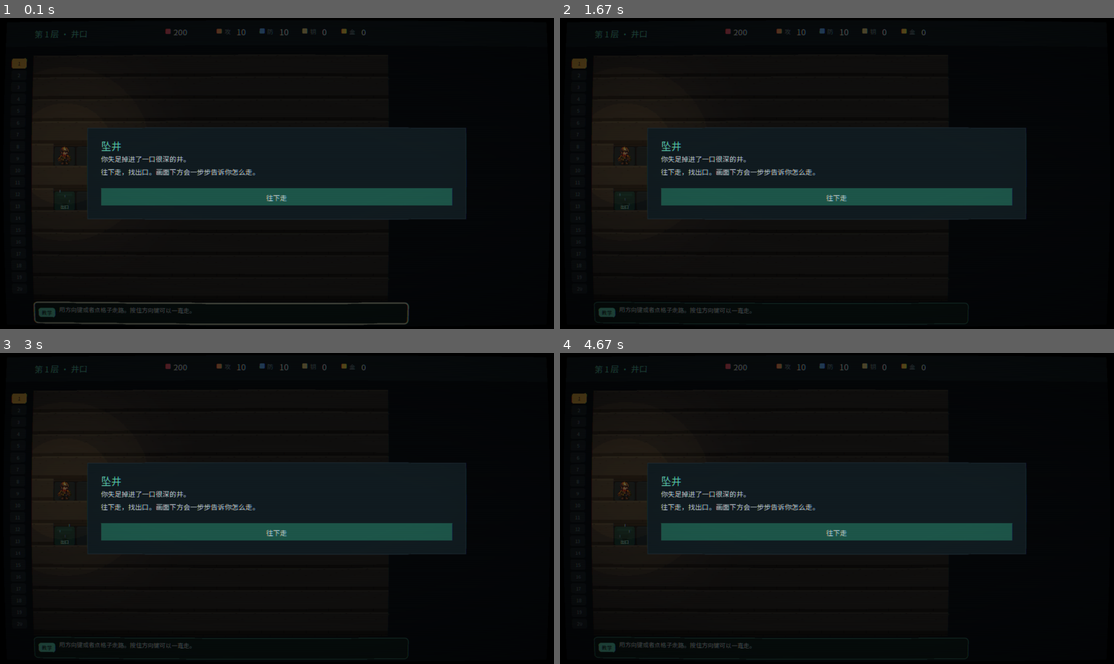
Above: before the commit, frames 1-4 (two rows, left to right).
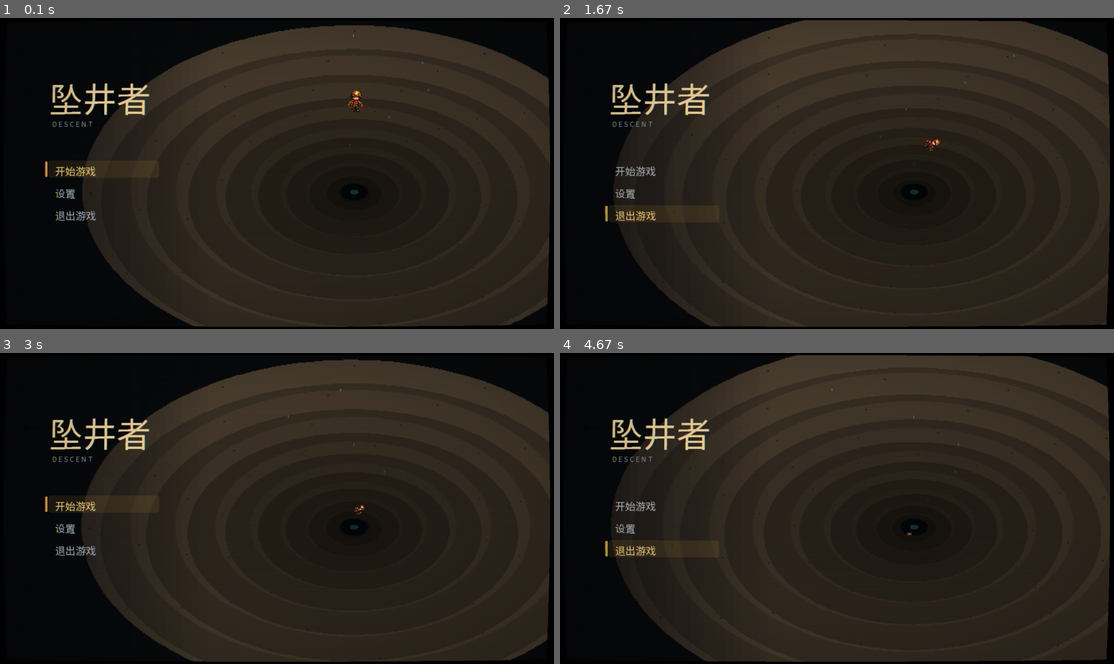
Above: after the commit, the same moments.

Repository: crazykkkon/descent
Game: LÖVE game, started from love/main.lua
The game is run twice, just before and just after one commit, with the same random seed, the same clock (stepped at 60 frames per second) and the same inputs.
Inputs:
- Up to frame 1 (0.1 s): no input
- Up to frame 2 (1.67 s): hold Up 0.33-0.8 s; hold Down 0.83-1.3 s; hold Up from 1.33 s (still down)
- Up to frame 3 (3 s): release Up at 1.8 s; hold Down 1.83-2.3 s; hold Up 2.33-2.8 s; hold Down from 2.83 s (still down)
- Up to frame 4 (4.67 s): release Down at 3.3 s; hold Up 3.33-3.8 s; hold Down 3.83-4.3 s; hold Up from 4.33 s (still down)

The runs differ from the first frame. In frame 1, 59% of the frame differs, in the area x 2-100%, y 2-100%; in frame 2, 66%, in the area x 2-100%, y 0-100%; in frame 3, 59%; in frame 4, 65%.

Commit message:
开局界面：继续 / 开始 / 设置 / 退出；设置（滤镜、全屏、音量、重走教程）；Esc 暂停（制作人提出）
Co-Authored-By: Claude Opus 5.5 <noreply@anthropic.com>
Claude-Session: https://claude.ai/code/session_012X5yKZUnQWe6L4xZ5hsmzU

Diff:
--- a/love/main.lua
+++ b/love/main.lua
@@ -21,6 +21,7 @@
 local fx = require('view.fx')
 local armView = require('view.arm_view')
 local coach = require('view.coach')
+local titleView = require('view.title')
 
 -- ---------- 尺寸 ----------
 local LW, LH = 640, 360          -- 逻辑画布
@@ -58,7 +59,9 @@
 local facing = 'down'
 local heroAnim = nil       -- { from, to, t }
 local floats = {}          -- 飘字 { text, x, y, t, color }
-local meta = { tutorialDone = false, crt = true }
+local meta = { tutorialDone = false, crt = true, volume = 1, fullscreen = false }
+local scene = 'title'      -- 'title' 开局界面 / 'game' 游戏中
+local titleSel = 1         -- 开局界面选中的第几项
 local facilityOpener
 
 local function font(px)
@@ -98,6 +101,7 @@
 
 local openExit, openSummary, openDeath, openVictory, openEngrave, openDecree, openArm, openWheel, openPawn, openAltar, openStall, newGame, loadGame, continueFlow
 local spinArm, toggleHold
+local hasSave, applySettings, toGame, continueGame, startNewGame, backToTitle, openSettings, openPause, titleItems, titleItemAt, drawTitleUI
 
 local function setMsg(s, err) msg, msgErr = s or '', err or false end
 
@@ -714,12 +718,9 @@
         meta = m
         if meta.crt == nil then meta.crt = true end
     end
-    local data = love.filesystem.getInfo(SAVE_FILE) and serialize.load(love.filesystem.read(SAVE_FILE))
-    if data and data.run and data.run.picks then
-        loadGame(data)
-    else
-        newGame()
-    end
+    if meta.volume == nil then meta.volume = 1 end
+    applySettings()
+    scene = 'title'   -- 先到开局界面：继续游戏 / 开始游戏 / 设置 / 退出
     if os.getenv('DESCENT_AUTOTEST') then require('autotest').start() end
 end
 
@@ -747,9 +748,20 @@
 end
 
 local updateHold -- 长按方向键连续走（定义在输入部分）
+local lastMouse = { x = -1, y = -1 }
 
 function love.update(dt)
     clock = clock + dt
+    if scene == 'title' then
+        fx.update(dt)
+        if not modal then
+            local mx, my = love.mouse.getPosition()
+            local k = titleItemAt((mx - OX) / S, (my - OY) / S)
+            if k and (mx ~= lastMouse.x or my ~= lastMouse.y) then titleSel = k end
+            lastMouse.x, lastMouse.y = mx, my
+        end
+        return
+    end
     updateHold(dt)
     fx.update(dt)
     armView.update(dt)
@@ -1023,6 +1035,26 @@
     end
 end
 
+local function drawModal()
+    if modal then
+        love.graphics.setColor(0, 0, 0, 0.6)
+        love.graphics.rectangle('fill', 0, 0, love.graphics.getDimensions())
+        local x, y, w, hh, rects = modalLayout()
+        setColor(C.panel); love.graphics.rectangle('fill', OX + x * S, OY + y * S, w * S, hh * S)
+        setColor(C.line); love.graphics.rectangle('line', OX + x * S, OY + y * S, w * S, hh * S)
+        text(modal.title, x + 16, y + 12, 12, C.accent)
+        for k, line in ipairs(modal.lines) do
+            text(line, x + 16, y + 30 + (k - 1) * modalLineH(), #modal.lines > 12 and 7 or 8, C.text, 'left', w - 32)
+        end
+        for k, b in ipairs(modal.buttons) do
+            local r = rects[k]
+            setColor(b.danger and { 0.35, 0.12, 0.16 } or (b.primary and { 0.12, 0.35, 0.3 } or { 0.11, 0.16, 0.19 }))
+            love.graphics.rectangle('fill', OX + r.x * S, OY + r.y * S, r.w * S, r.h * S)
+            text(b.label, r.x, r.y + 5, 8, C.text, 'center', r.w)
+        end
+    end
+end
+
 local function drawUI()
     do
         local h = run.hero
@@ -1093,36 +1125,143 @@
         end
     end
 
-    -- 弹窗
-    if modal then
-        love.graphics.setColor(0, 0, 0, 0.6)
-        love.graphics.rectangle('fill', 0, 0, love.graphics.getDimensions())
-        local x, y, w, hh, rects = modalLayout()
-        setColor(C.panel); love.graphics.rectangle('fill', OX + x * S, OY + y * S, w * S, hh * S)
-        setColor(C.line); love.graphics.rectangle('line', OX + x * S, OY + y * S, w * S, hh * S)
-        text(modal.title, x + 16, y + 12, 12, C.accent)
-        for k, line in ipairs(modal.lines) do
-            text(line, x + 16, y + 30 + (k - 1) * modalLineH(), #modal.lines > 12 and 7 or 8, C.text, 'left', w - 32)
-        end
-        for k, b in ipairs(modal.buttons) do
-            local r = rects[k]
-            setColor(b.danger and { 0.35, 0.12, 0.16 } or (b.primary and { 0.12, 0.35, 0.3 } or { 0.11, 0.16, 0.19 }))
-            love.graphics.rectangle('fill', OX + r.x * S, OY + r.y * S, r.w * S, r.h * S)
-            text(b.label, r.x, r.y + 5, 8, C.text, 'center', r.w)
-        end
-    end
+    drawModal()
 end
 
 function love.draw()
-    drawPixel()
+    if scene == 'title' then
+        love.graphics.setCanvas(canvas)
+        titleView.draw(LW, LH, clock)
+        love.graphics.setCanvas()
+    else
+        drawPixel()
+    end
     love.graphics.setCanvas(frame)
     love.graphics.clear(0, 0, 0)
     love.graphics.setColor(1, 1, 1)
     love.graphics.draw(canvas, OX, OY, 0, S, S)
-    drawUI()
+    if scene == 'title' then drawTitleUI(); drawModal() else drawUI() end
     love.graphics.setCanvas()
     love.graphics.clear(0, 0, 0)
     fx.drawCRT(frame, meta.crt)
+end
+
+-- ---------- 开局界面、设置、暂停 ----------
+function hasSave() return love.filesystem.getInfo(SAVE_FILE) ~= nil end
+
+function applySettings()
+    love.audio.setVolume(meta.volume or 1)
+    if love.window.getFullscreen() ~= (meta.fullscreen or false) then
+        love.window.setFullscreen(meta.fullscreen or false, 'desktop')
+        relayout()
+        makeFrame()
+    end
+end
+
+function toGame() scene = 'game'; fx.resetWatch() end
+
+function continueGame()
+    local data = hasSave() and serialize.load(love.filesystem.read(SAVE_FILE))
+    if data and data.run and data.run.picks then
+        toGame()
+        loadGame(data)
+    else
+        toGame()
+        newGame()
+    end
+end
+
+function startNewGame()
+    love.filesystem.remove(SAVE_FILE)
+    closeModal()
+    walking, heroAnim = nil, nil
+    toGame()
+    newGame()
+end
+
+function backToTitle()
+    if run and run.status == 'playing' then saveGame() end
+    closeModal()
+    walking, heroAnim = nil, nil
+    scene = 'title'
+    titleSel = 1
+end
+
+local VOLUMES = { 0, 0.25, 0.5, 0.75, 1 }
+
+-- 设置：老电视滤镜、全屏、音量、重新走新手教程。back：关掉设置后回到哪里
+function openSettings(back)
+    local function reopen() openSettings(back) end
+    local vol = meta.volume or 1
+    local buttons = {
+        { label = '老电视滤镜：' .. (meta.crt and '开' or '关'), fn = function() meta.crt = not meta.crt; saveMeta(); reopen() end },
+        { label = '全屏：' .. (meta.fullscreen and '开' or '关'), fn = function() meta.fullscreen = not meta.fullscreen; saveMeta(); applySettings(); reopen() end },
+        { label = '音量：' .. math.floor(vol * 100 + 0.5) .. '%', fn = function()
+            local nxt = VOLUMES[1]
+            for k, v in ipairs(VOLUMES) do if v > vol + 0.01 then nxt = v; break end end
+            meta.volume = nxt; saveMeta(); applySettings(); fx.play('pick'); reopen()
+        end },
+        { label = '重新走新手教程', fn = function()
+            openModal('重新走新手教程？', { '会从新手教程的第 1 层开始，当前这一局的进度会清掉。' }, {
+                { label = '算了', primary = true, fn = reopen },
+                { label = '重新走', danger = true, fn = function() meta.tutorialDone = false; saveMeta(); startNewGame() end },
+            })
+        end },
+        { label = '返回', primary = true, fn = back },
+    }
+    openModal('设置', { '老电视滤镜也可以在游戏里按 F2 开关。' }, buttons)
+    modal.onEscape = back
+end
+
+function openPause()
+    openModal('暂停', { '进度会自动保存。' }, {
+        { label = '继续', primary = true, fn = closeModal },
+        { label = '设置', fn = function() openSettings(openPause) end },
+        { label = '回到开局界面', fn = backToTitle },
+        { label = '退出游戏', danger = true, fn = function() if run and run.status == 'playing' then saveGame() end; love.event.quit() end },
+    })
+    modal.onEscape = closeModal
+end
+
+-- 开局界面的菜单
+function titleItems()
+    local items = {}
+    if hasSave() then items[#items + 1] = { label = '继续游戏', fn = continueGame } end
+    items[#items + 1] = { label = hasSave() and '重新开始' or '开始游戏', fn = function()
+        if not hasSave() then startNewGame(); return end
+        openModal('重新开始？', { '当前这一局的进度会清掉，从第 1 层重新往下走。' }, {
+            { label = '算了', primary = true, fn = closeModal },
+            { label = '重新开始', danger = true, fn = startNewGame },
+        })
+        modal.onEscape = closeModal
+    end }
+    items[#items + 1] = { label = '设置', fn = function() openSettings(closeModal) end }
+    items[#items + 1] = { label = '退出游戏', fn = function() love.event.quit() end }
+    return items
+end
+
+local TITLE_X, TITLE_Y0, TITLE_DY = 58, 168, 26
+function titleItemAt(lx, ly)
+    for k = 1, #titleItems() do
+        local y = TITLE_Y0 + (k - 1) * TITLE_DY
+        if lx >= TITLE_X - 8 and lx <= TITLE_X + 130 and ly >= y - 4 and ly <= y + 18 then return k end
+    end
+end
+
+function drawTitleUI()
+    text('坠井者', TITLE_X - 4, 62, 40, { 0.95, 0.86, 0.62 })
+    text('D E S C E N T', TITLE_X, 116, 8, { 0.55, 0.62, 0.64 })
+    local items = titleItems()
+    titleSel = math.max(1, math.min(#items, titleSel))
+    for k, it in ipairs(items) do
+        local y = TITLE_Y0 + (k - 1) * TITLE_DY
+        local on = k == titleSel and not modal
+        if on then
+            rect({ 0.85, 0.64, 0.25 }, TITLE_X - 8, y - 2, 3, 18, 1, 1)
+            rect({ 0.85, 0.64, 0.25 }, TITLE_X - 4, y - 3, 130, 20, 0.12, 3)
+        end
+        text(it.label, TITLE_X + 4, y, 12, on and { 1, 0.86, 0.5 } or { 0.72, 0.76, 0.76 })
+    end
 end
 
 -- ---------- 输入 ----------
@@ -1134,6 +1273,11 @@
         for k, r in ipairs(rects) do
             if lx >= r.x and lx <= r.x + r.w and ly >= r.y and ly <= r.y + r.h then modal.buttons[k].fn(); return end
         end
+        return
+    end
+    if scene == 'title' then
+        local k = titleItemAt(lx, ly)
+        if k then titleSel = k; titleItems()[k].fn() end
         return
     end
     if run.arm and run.status == 'playing' and not walking then
@@ -1200,6 +1344,24 @@
     if key == 'f2' then
         meta.crt = not meta.crt
         love.filesystem.write(META_FILE, serialize.dump(meta))
+        if modal and modal.title == '设置' then modal.buttons[1].fn() end
+        return
+    end
+    -- Esc：弹窗里是"返回 / 关掉"，游戏中打开暂停
+    if key == 'escape' then
+        if modal then
+            if modal.onEscape then modal.onEscape() end
+        elseif scene == 'game' then
+            hold = nil
+            openPause()
+        end
+        return
+    end
+    if scene == 'title' and not modal then
+        local items = titleItems()
+        if key == 'up' or key == 'w' then titleSel = (titleSel - 2) % #items + 1
+        elseif key == 'down' or key == 's' then titleSel = (titleSel % #items) + 1
+        elseif key == 'return' or key == 'space' then items[titleSel].fn() end
         return
     end
     -- F9：重新走一遍新手教程（试玩用；已经打过教程的存档默认不会再进教程）
@@ -1209,6 +1371,7 @@
         love.filesystem.remove(SAVE_FILE)
         closeModal()
         walking, hold = nil, nil
+        toGame()
         newGame()
         return
     end
@@ -1239,6 +1402,7 @@
     act = act,
     newGame = function(seed, tutorial)
         closeModal()
+        scene = 'game'
         meta.tutorialDone = not tutorial
         newGame(seed)
     end,
@@ -1252,6 +1416,10 @@
         for i, c in ipairs(run.cells) do if c.kind == 'exit' and c.to == k then return i end end
     end,
     setCRT = function(on) meta.crt = on end,
+    getScene = function() return scene end,
+    openSettings = function() openSettings(closeModal) end,
+    openPause = function() openPause() end,
+    closeModal = function() closeModal() end,
     -- 自动测试：按下 / 松开一个键（down = true 按下，false 松开）
     pressKey = function(key, down)
         fakeDown[key] = down or nil
--- a/love/src/autotest.lua
+++ b/love/src/autotest.lua
@@ -25,7 +25,7 @@
         end
         return false
     end
-    -- 鼠标移到某个格子上（和 main.lua 的地图位置一致：每格 40，左上角 34, 46）
+    -- 鼠标移到某个格子上（和 main.lua 的地图位置一致：每格 26，左上角 34, 44）
     local function hoverCell(i)
         local run = game.getRun()
         local x = (i - 1) % run.w
@@ -33,7 +33,7 @@
         local w, h = love.graphics.getDimensions()
         local S = math.max(1, math.min(math.floor(w / 640), math.floor(h / 360)))
         local OX, OY = math.floor((w - 640 * S) / 2), math.floor((h - 360 * S) / 2)
-        love.mouse.setPosition(OX + (34 + x * 40 + 20) * S, OY + (46 + y * 40 + 16) * S)
+        love.mouse.setPosition(OX + (34 + x * 26 + 13) * S, OY + (44 + y * 26 + 10) * S)
     end
     local function find(pred)
         for i, c in ipairs(game.getRun().cells) do if pred(c, i) then return i end end
@@ -112,6 +112,14 @@
     co = coroutine.create(function()
         love.filesystem.remove('save.lua')
         love.filesystem.remove('meta.lua')
+        -- 0. 开局界面和设置
+        sleep(0.5)
+        say('开局界面：' .. tostring(game.getScene()))
+        shot('00-title')
+        game.openSettings(); sleep(0.2)
+        say('设置：' .. tostring(modalTitle()))
+        shot('00b-settings')
+        game.closeModal()
         -- 1. 新手教程
         game.newGame(1, true)
         sleep(0.3)
@@ -181,6 +189,7 @@
                     end
                 end
                 once('03-floor1')
+                game.openPause(); sleep(0.1); say('暂停：' .. tostring(modalTitle())); once('03c-pause'); game.closeModal()
                 local mon = find(function(c) return c.kind == 'monster' end)
                 if mon then hoverCell(mon); sleep(0.3); once('03b-hover'); love.mouse.setPosition(1, 1) end
             end
--- /dev/null
+++ b/love/src/view/title.lua
@@ -0,0 +1,61 @@
+-- 开局界面的背景（像素层）：往下看的一口深井，井壁一圈圈往下退，一个矿工慢慢往下坠。
+-- 白盒阶段程序画的，正式美术由 Codex 替换，接口不变：M.draw(LW, LH, clock)。
+
+local miner = require('view.miner')
+
+local M = {}
+
+local RINGS = 9
+
+function M.draw(LW, LH, clock)
+    local g = love.graphics
+    local cx, cy = LW * 0.64, LH * 0.56
+    g.setColor(0.03, 0.04, 0.05); g.rectangle('fill', 0, 0, LW, LH)
+    -- 井壁：从外往里一圈圈画，越往里越小越暗；整体慢慢往下"流"，像在往下坠
+    local flow = (clock * 0.35) % 1
+    for k = 0, RINGS do
+        local d = (RINGS - k + flow) / RINGS          -- 1 = 最外圈，0 = 井底
+        local r = 14 + d ^ 1.8 * 300
+        local light = 0.10 + 0.32 * d ^ 1.2
+        g.setColor(0.30 * light / 0.42, 0.25 * light / 0.42, 0.19 * light / 0.42)
+        g.ellipse('fill', cx, cy, r, r * 0.62)
+        -- 石缝：每圈几道
+        g.setColor(0.08, 0.07, 0.06, 0.6 * d)
+        for s = 0, 11 do
+            local a = s / 12 * math.pi * 2 + k * 0.4
+            g.rectangle('fill', cx + math.cos(a) * r * 0.97, cy + math.sin(a) * r * 0.6, 2, 2)
+        end
+        -- 内侧一圈更暗的阴影，让每一圈看起来是一节井壁
+        g.setColor(0, 0, 0, 0.25)
+        g.ellipse('fill', cx, cy + r * 0.04, r * 0.93, r * 0.57)
+    end
+    -- 井底：一点冷光
+    g.setColor(0.01, 0.02, 0.03); g.ellipse('fill', cx, cy, 16, 10)
+    g.setColor(0.35, 0.65, 0.75, 0.25 + 0.1 * math.sin(clock * 2)); g.ellipse('fill', cx, cy, 5, 3)
+    -- 坠落的矿工：从井口往井底掉，越来越小，掉到底再从上面来一次
+    local p = (clock / 5) % 1
+    local scale = 1 - p * 0.85
+    local mx = cx + math.sin(clock * 0.9) * 30 * scale
+    local my = cy - 120 * (1 - p) ^ 1.5 + 10
+    g.push()
+    g.translate(mx, my)
+    g.rotate(math.sin(clock * 1.3) * 0.5 + p * 2)
+    g.scale(scale, scale)
+    miner.draw('down', 0, 14, false, 26)
+    g.pop()
+    -- 从上面落下的水滴
+    for k = 0, 5 do
+        local t = (clock * 0.5 + k / 6) % 1
+        local x = cx + math.sin(k * 7.1) * 140 * (1 - t)
+        local y = 10 + t * (cy - 10)
+        g.setColor(0.55, 0.75, 0.95, 0.6 * (1 - t))
+        g.rectangle('fill', math.floor(x), math.floor(y), 1, 3)
+    end
+    -- 左边压暗，给菜单留出地方
+    for k = 0, 23 do
+        g.setColor(0.02, 0.03, 0.04, 0.85 * (1 - k / 24))
+        g.rectangle('fill', k * 10, 0, 10, LH)
+    end
+end
+
+return M
Not shown, changed: docs/game-design.md
Not shown, changed: docs/坠井者-游戏设计方案.docx
